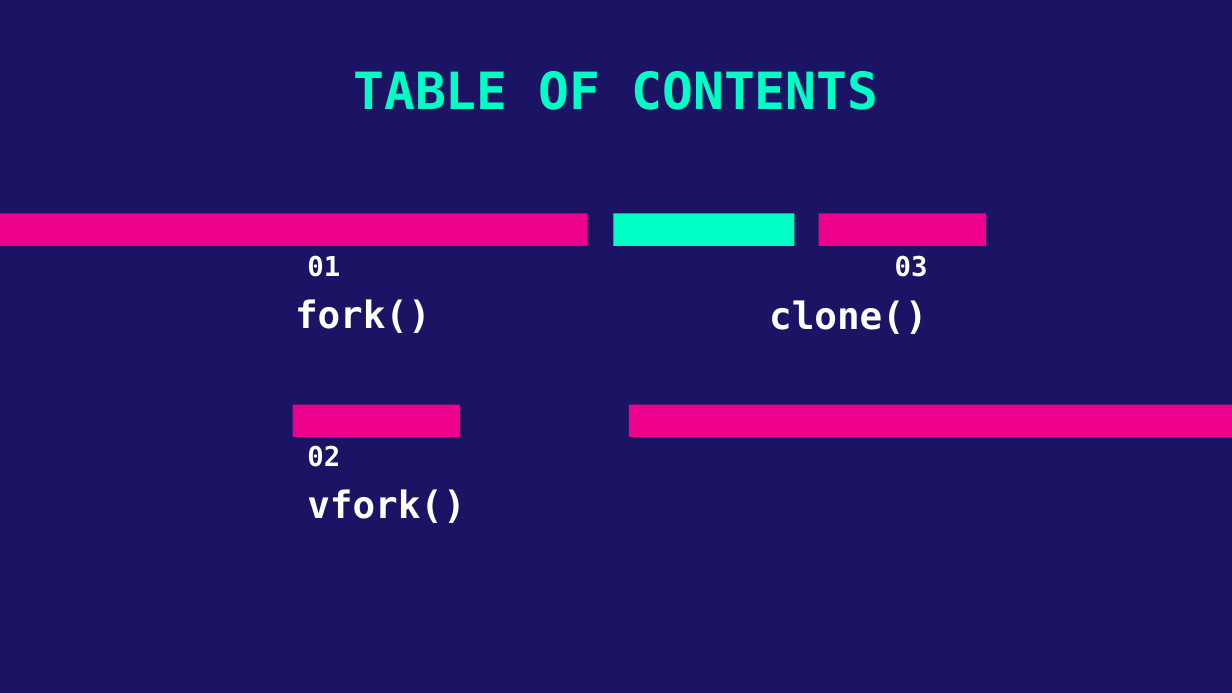
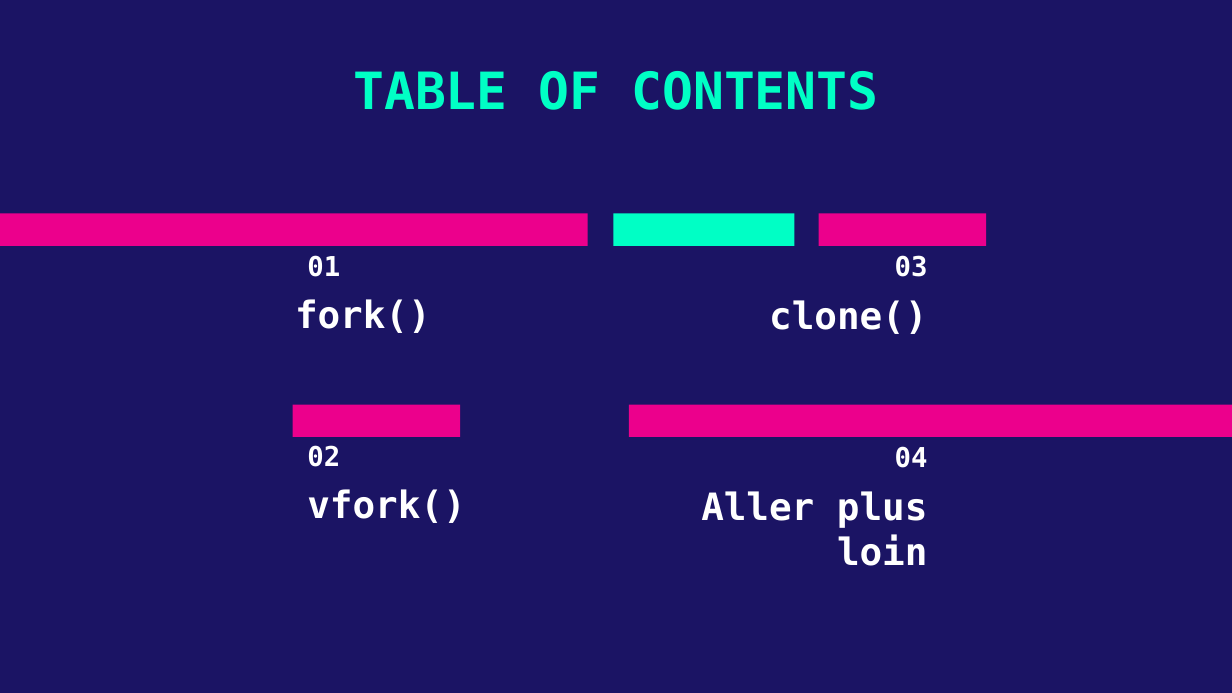
Before and after one commit to leomols97/sysg6_2022, a slide deck: slide 2 of Août/MOLS_FORK_VFORK_CLONE/Documents/MOLS_FORK_VFORK_CLONE.pptx. Drawn at 1232x693 pixels with LibreOffice and Linux fonts; fonts in the diff are those of the drawing. Boxes give left, top, right and bottom in pixels: in the first picture for what was removed or moved away, otherwise in the second. Text is boxed around its words. In the diff, an @@ line names an element or a change of style, - is before the commit and + after.

Commit message:
Presentation done

```diff
--- a/Août/MOLS_FORK_VFORK_CLONE/Documents/MOLS_FORK_VFORK_CLONE.pptx
+++ b/Août/MOLS_FORK_VFORK_CLONE/Documents/MOLS_FORK_VFORK_CLONE.pptx
@@ text added at [895,446,928,468], 16 pt, text #FFFFFF, bold @@
+04
@@ text added at [701,491,927,566], 22 pt, text #FFFFFF, bold @@
+Aller plus loin
```
Also in this commit, not shown: 2 other slides changed, 2 slides added, 20 other files.
